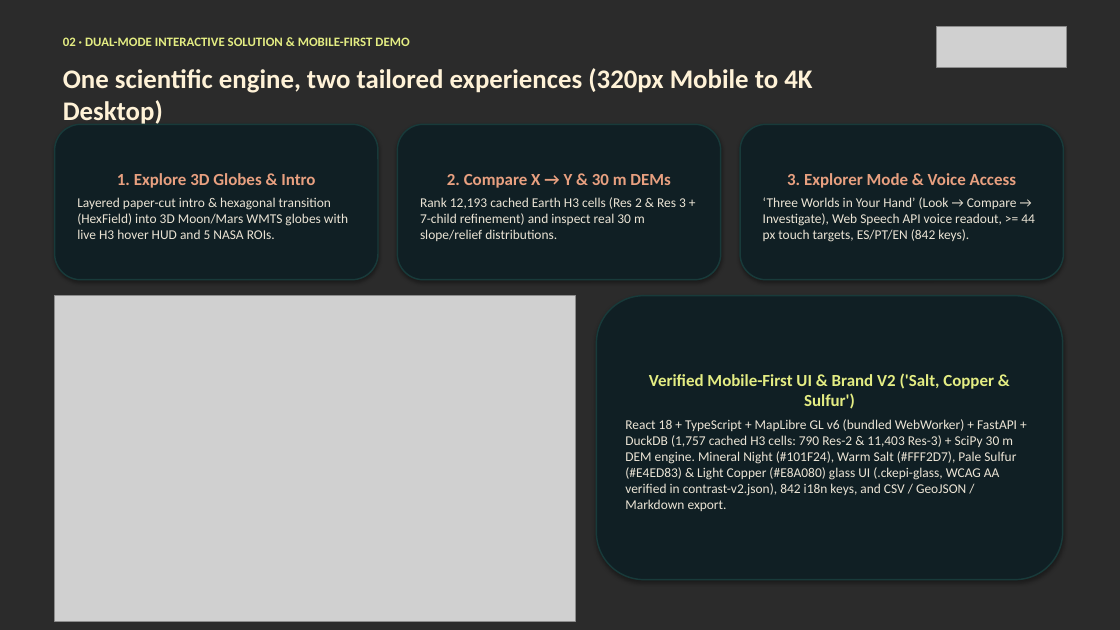
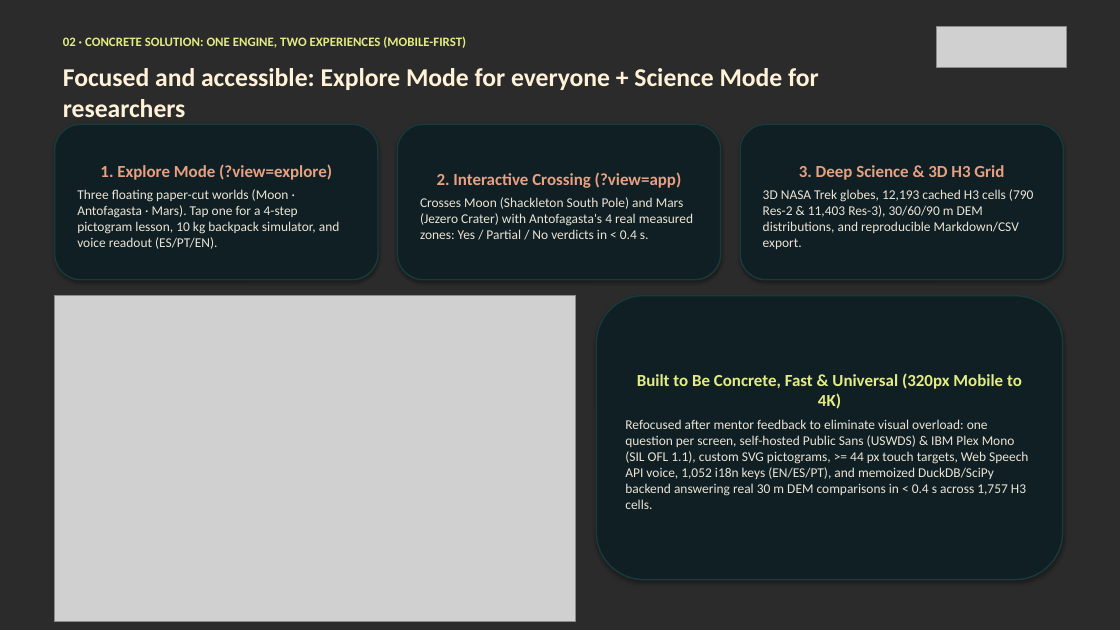
Before and after one commit to AnGeMoNs/Ckepi, a slide deck: slide 3 of docs/nehe/ckepi-pitch-en.pptx. Drawn at 1120x630 pixels with LibreOffice and Linux fonts; fonts in the diff are those of the drawing; grey boxes stand for pictures; background and template pictures are left out; a plain dark background stands for a picture behind light text. Boxes give left, top, right and bottom in pixels: in the first picture for what was removed or moved away, otherwise in the second. Text is boxed around its words. In the diff, an @@ line names an element or a change of style, - is before the commit and + after.

Commit message:
docs(nehe): enfocar pitch y PPTX/PDF (EN/ES) tras feedback de mentores en las 4 zonas de Antofagasta y modos Explorar/Ciencia

```diff
--- a/docs/nehe/ckepi-pitch-en.pptx
+++ b/docs/nehe/ckepi-pitch-en.pptx
@@ text at [63, 36, 466, 48]: text changed @@
-02 · DUAL-MODE INTERACTIVE SOLUTION & MOBILE-FIRST DEMO
+02 · CONCRETE SOLUTION: ONE ENGINE, TWO EXPERIENCES (MOBILE-FIRST)
@@ text at [63, 68, 819, 117]: text changed; size 23 to 22 pt @@
-One scientific engine, two tailored experiences (320px Mobile to 4K Desktop)
+Focused and accessible: Explore Mode for everyone + Science Mode for researchers
@@ text in rounded rectangle at [77, 164, 340, 249]: text changed @@
-1. Explore 3D Globes & Intro
-Layered paper-cut intro & hexagonal transition (HexField) into 3D Moon/Mars WMTS globes with live H3 hover HUD and 5 NASA ROIs.
+1. Explore Mode (?view=explore)
+Three floating paper-cut worlds (Moon · Antofagasta · Mars). Tap one for a 4-step pictogram lesson, 10 kg backpack simulator, and voice readout (ES/PT/EN).
@@ text in rounded rectangle at [420, 172, 693, 239]: text changed @@
-2. Compare X → Y & 30 m DEMs
-Rank 12,193 cached Earth H3 cells (Res 2 & Res 3 + 7-child refinement) and inspect real 30 m slope/relief distributions.
+2. Interactive Crossing (?view=app)
+Crosses Moon (Shackleton South Pole) and Mars (Jezero Crater) with Antofagasta's 4 real measured zones: Yes / Partial / No verdicts in < 0.4 s.
@@ text in rounded rectangle at [763, 165, 1033, 249]: text changed @@
-3. Explorer Mode & Voice Access
-‘Three Worlds in Your Hand’ (Look → Compare → Investigate), Web Speech API voice readout, >= 44 px touch targets, ES/PT/EN (842 keys).
+3. Deep Science & 3D H3 Grid
+3D NASA Trek globes, 12,193 cached H3 cells (790 Res-2 & 11,403 Res-3), 30/60/90 m DEM distributions, and reproducible Markdown/CSV export.
@@ text in rounded rectangle at [625, 373, 1028, 509]: text changed @@
-Verified Mobile-First UI & Brand V2 ('Salt, Copper & Sulfur')
-React 18 + TypeScript + MapLibre GL v6 (bundled WebWorker) + FastAPI + DuckDB (1,757 cached H3 cells: 790 Res-2 & 11,403 Res-3) + SciPy 30 m DEM engine. Mineral Night (#101F24), Warm Salt (#FFF2D7), Pale Sulfur (#E4ED83) & Light Copper (#E8A080) glass UI (.ckepi-glass, WCAG AA verified in contrast-v2.json), 842 i18n keys, and CSV / GeoJSON / Markdown export.
+Built to Be Concrete, Fast & Universal (320px Mobile to 4K)
+Refocused after mentor feedback to eliminate visual overload: one question per screen, self-hosted Public Sans (USWDS) & IBM Plex Mono (SIL OFL 1.1), custom SVG pictograms, >= 44 px touch targets, Web Speech API voice, 1,052 i18n keys (EN/ES/PT), and memoized DuckDB/SciPy backend answering real 30 m DEM comparisons in < 0.4 s across 1,757 H3 cells.
```
Also in this commit, not shown: 6 other slides changed, 9 other files.
